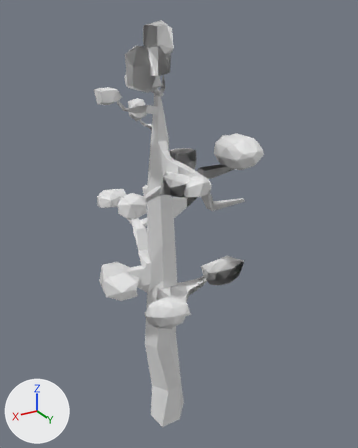
What one commit did to the OBJ model Kinderki/res/models/level/tree2full.obj.
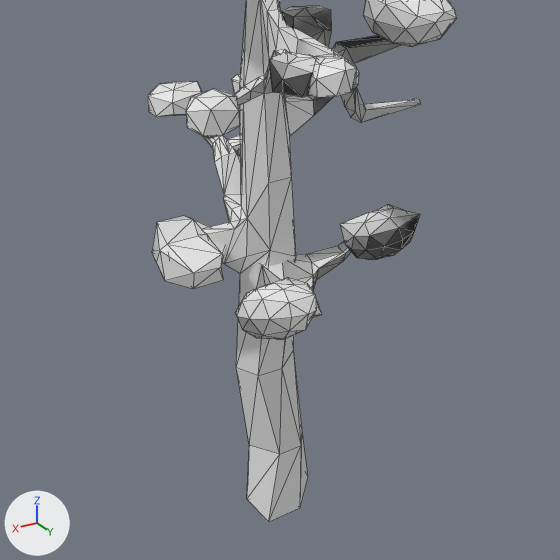
There are two pictures of each version: one whole from a camera (50 mm lens) standing at (7.08, 12.6, 13.86) and looking at (-0.51, -0.05, 7.53), one close up on the part from 5% to 89% of the width and 32% to 100% of the height. Every picture has the same lights, and +X, +Y and +Z are marked at lower left. The close-ups show mesh edges as thin lines. Where no turn or scale is listed for an object, it has been applied to the vertices.

In view in the first close-up: 'GeoSphere001'.
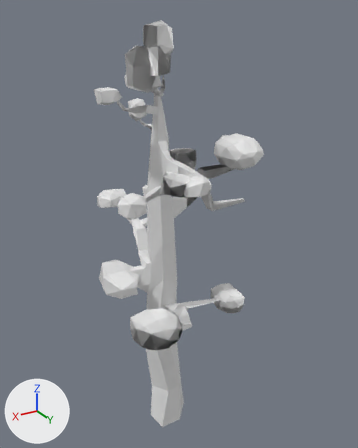
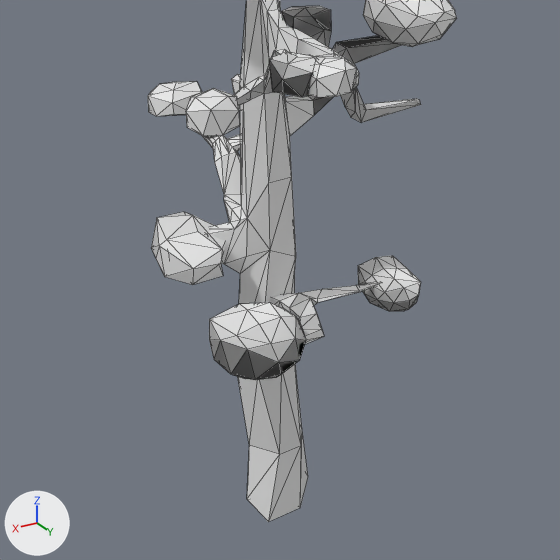
Changed parts and their boxes [x1, y1, x2, y2] in the close-ups (560 x 560 px; the box of a moved part takes in the faces that stretch with it):
part 1 of me_geosphere001, moved or reshaped: before [235, 277, 316, 339]; after [209, 302, 306, 380]
part 2 of me_geosphere001, moved or reshaped: before [152, 216, 225, 289]; after [151, 212, 225, 285]
part 3 of me_geosphere001, moved or reshaped: before [256, 204, 420, 317]; after [269, 256, 421, 344]

Patch to the scene script:
```diff
--- a/Kinderki/res/models/level/tree2full.obj.py
+++ b/Kinderki/res/models/level/tree2full.obj.py
@@ me_geosphere001 @@
 # used by ob_geosphere001; location = (0.0, 0.0, 0.0)
-me_geosphere001.from_pydata(...)  # 721 vertices, 1346 faces; spans x -3.23..2.68, y -3.91..4.25, z -0.03..13.65
+me_geosphere001.from_pydata(...)  # 721 vertices, 1348 faces; spans x -3.23..2.68, y -3.91..4.25, z -0.03..13.65
+# me_geosphere001 part 1: the loose piece of 38 vertices spanning x 0.6..1.89, y 1.68..2.67, z 5.56..6.42 is multiplied about its middle by the matrix ((-1.174, 0.029, 0.0), (-0.038, -1.523, 0.0), (0.0, 0.0, 1.174)), then moved by (0.11, -0.41, -0.74)
+# me_geosphere001 part 2: the loose piece of 20 vertices spanning x 0.78..2.1, y -1.1..0.33, z 5.37..6.32 is moved by (0.0, 0.0, 0.08)
+# me_geosphere001 part 3: 74 of 721 vertices moved; they spanned x -2.31..1.45, y -0.07..2.46, z 4.58..6.41 and now span x -2.54..0.91, y 0.03..1.83, z 4.21..5.01; mean shift (-0.3, -0.12, -0.99); largest move (-0.9, 1.06, 5.91) -> (-2.06, 0.03, 4.57)
```
